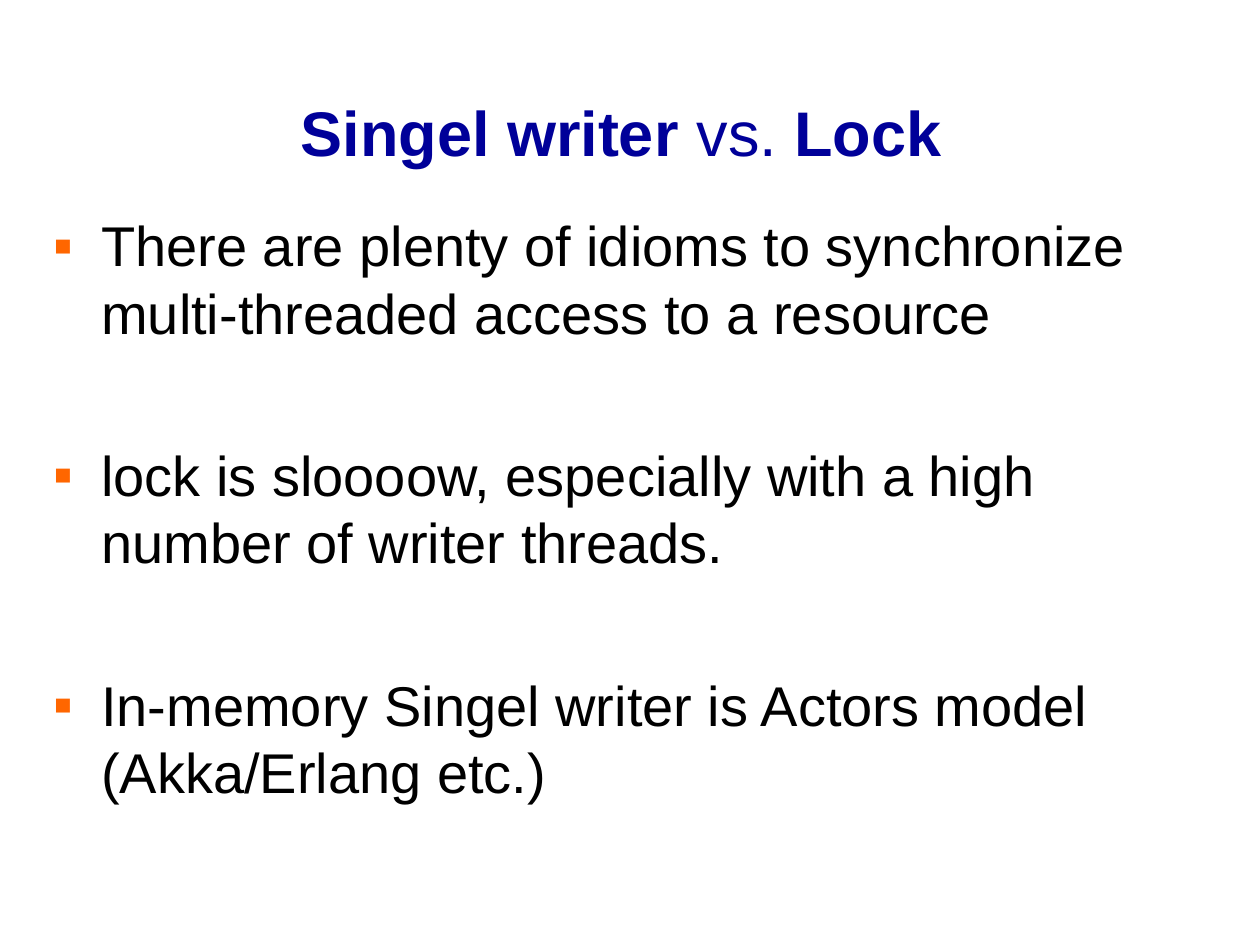
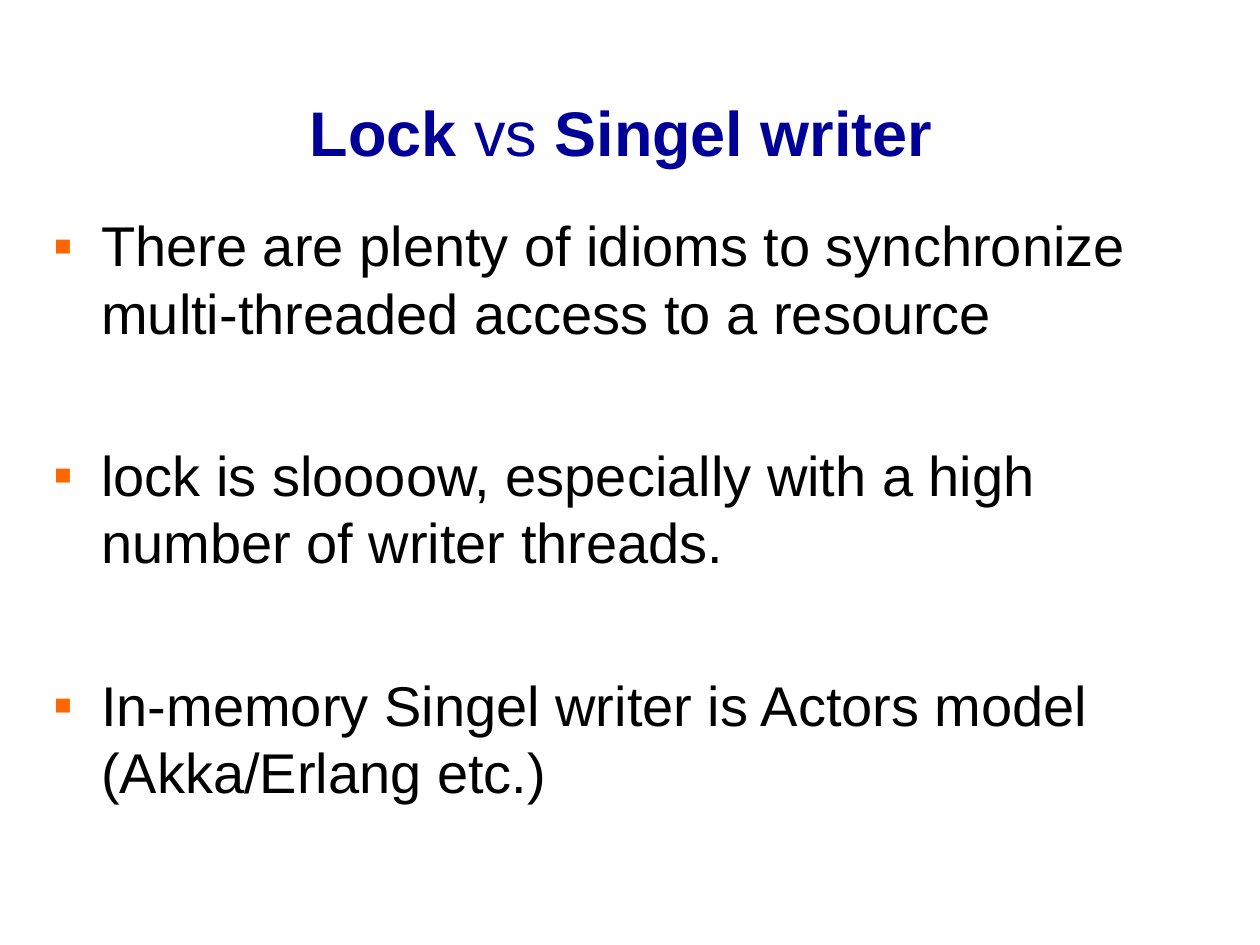
Before and after one commit to banq/jdonframework, a slide deck: slide 12 of doc/english/JdonFramework.ppt. Drawn at 1260x945 pixels with LibreOffice and Linux fonts; fonts in the diff are those of the drawing; background and template pictures are left out. Boxes give left, top, right and bottom in pixels: in the first picture for what was removed or moved away, otherwise in the second. Text is boxed around its words. In the diff, an @@ line names an element or a change of style, - is before the commit and + after.

```diff
--- a/doc/english/JdonFramework.ppt
+++ b/doc/english/JdonFramework.ppt
@@ title at (x1=310, y1=110, x2=932, y2=167): text changed @@
-Singel writer vs. Lock
+Lock vs Singel writer
```
Also in this commit, not shown: 5 other slides changed, 5 slides added, 1 slide removed, 1 other file.
